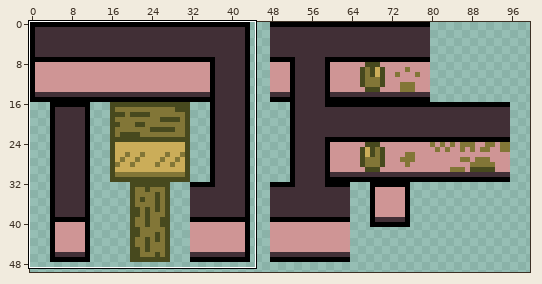
Edited in one commit: sprite sheet (sprites/newWalls.png). Above: a wide view before the commit, with the close-up outlined.
Close-up. Earlier state:
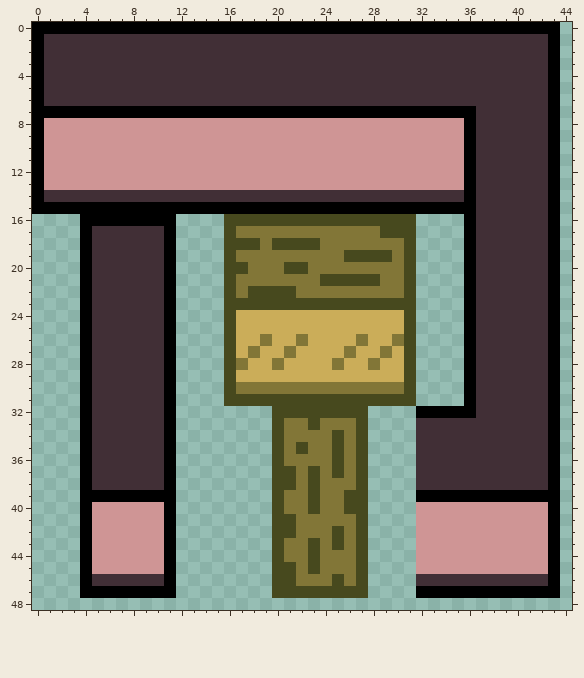
The file is 112x50 pixels. Shown: x 0..44, y 0..48. The wide view leaves out empty margins. The commit also changed other parts of the picture, which this record leaves out.
Now the later version:
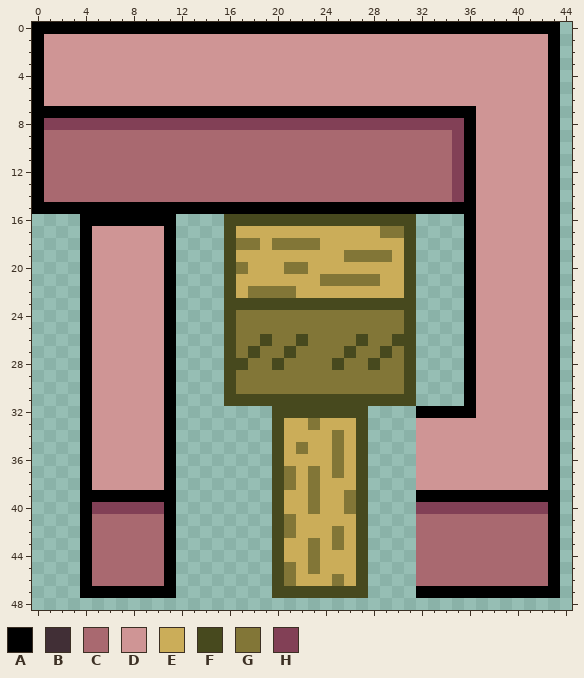
Palette (. is transparent): A #000000  B #412f36  C #a96970  D #cf9595  E #cbad59  F #47491e  G #827637  H #824056
Difference:
@@ x 0..44 @@
  0 AAAAAAAAAAAAAAAAAAAAAAAAAAAAAAAAAAAAAAAAAAAA.
- 1 ABBBBBBBBBBBBBBBBBBBBBBBBBBBBBBBBBBBBBBBBBBA.
- 2 ABBBBBBBBBBBBBBBBBBBBBBBBBBBBBBBBBBBBBBBBBBA.
- 3 ABBBBBBBBBBBBBBBBBBBBBBBBBBBBBBBBBBBBBBBBBBA.
- 4 ABBBBBBBBBBBBBBBBBBBBBBBBBBBBBBBBBBBBBBBBBBA.
- 5 ABBBBBBBBBBBBBBBBBBBBBBBBBBBBBBBBBBBBBBBBBBA.
- 6 ABBBBBBBBBBBBBBBBBBBBBBBBBBBBBBBBBBBBBBBBBBA.
- 7 AAAAAAAAAAAAAAAAAAAAAAAAAAAAAAAAAAAAABBBBBBA.
- 8 ADDDDDDDDDDDDDDDDDDDDDDDDDDDDDDDDDDDABBBBBBA.
- 9 ADDDDDDDDDDDDDDDDDDDDDDDDDDDDDDDDDDDABBBBBBA.
-10 ADDDDDDDDDDDDDDDDDDDDDDDDDDDDDDDDDDDABBBBBBA.
-11 ADDDDDDDDDDDDDDDDDDDDDDDDDDDDDDDDDDDABBBBBBA.
-12 ADDDDDDDDDDDDDDDDDDDDDDDDDDDDDDDDDDDABBBBBBA.
-13 ADDDDDDDDDDDDDDDDDDDDDDDDDDDDDDDDDDDABBBBBBA.
-14 ABBBBBBBBBBBBBBBBBBBBBBBBBBBBBBBBBBBABBBBBBA.
-15 AAAAAAAAAAAAAAAAAAAAAAAAAAAAAAAAAAAAABBBBBBA.
-16 ....AAAAAAAA....FFFFFFFFFFFFFFFF....ABBBBBBA.
-17 ....ABBBBBBA....FGGGGGGGGGGGGFFF....ABBBBBBA.
-18 ....ABBBBBBA....FFFGFFFFGGGGGGGF....ABBBBBBA.
-19 ....ABBBBBBA....FGGGGGGGGGFFFFGF....ABBBBBBA.
-20 ....ABBBBBBA....FFGGGFFGGGGGGGGF....ABBBBBBA.
-21 ....ABBBBBBA....FGGGGGGGFFFFFGGF....ABBBBBBA.
-22 ....ABBBBBBA....FGFFFFGGGGGGGGGF....ABBBBBBA.
-23 ....ABBBBBBA....FFFFFFFFFFFFFFFF....ABBBBBBA.
-24 ....ABBBBBBA....FEEEEEEEEEEEEEEF....ABBBBBBA.
-25 ....ABBBBBBA....FEEEEEEEEEEEEEEF....ABBBBBBA.
-26 ....ABBBBBBA....FEEGEEGEEEEGEEGF....ABBBBBBA.
-27 ....ABBBBBBA....FEGEEGEEEEGEEGEF....ABBBBBBA.
-28 ....ABBBBBBA....FGEEGEEEEGEEGEEF....ABBBBBBA.
-29 ....ABBBBBBA....FEEEEEEEEEEEEEEF....ABBBBBBA.
-30 ....ABBBBBBA....FGGGGGGGGGGGGGGF....ABBBBBBA.
-31 ....ABBBBBBA....FFFFFFFFFFFFFFFF....ABBBBBBA.
-32 ....ABBBBBBA........FFFFFFFF....AAAAABBBBBBA.
-33 ....ABBBBBBA........FGGFGGGF....BBBBBBBBBBBA.
-34 ....ABBBBBBA........FGGGGFGF....BBBBBBBBBBBA.
-35 ....ABBBBBBA........FGFGGFGF....BBBBBBBBBBBA.
-36 ....ABBBBBBA........FGGGGFGF....BBBBBBBBBBBA.
-37 ....ABBBBBBA........FFGFGFGF....BBBBBBBBBBBA.
-38 ....ABBBBBBA........FFGFGGGF....BBBBBBBBBBBA.
-39 ....AAAAAAAA........FGGFGGFF....AAAAAAAAAAAA.
-40 ....ADDDDDDA........FGGFGGFF....DDDDDDDDDDDA.
-41 ....ADDDDDDA........FFGGGGGF....DDDDDDDDDDDA.
-42 ....ADDDDDDA........FFGGGFGF....DDDDDDDDDDDA.
-43 ....ADDDDDDA........FGGFGFGF....DDDDDDDDDDDA.
-44 ....ADDDDDDA........FGGFGGGF....DDDDDDDDDDDA.
-45 ....ADDDDDDA........FFGFGGGF....DDDDDDDDDDDA.
-46 ....ABBBBBBA........FFGGGFGF....BBBBBBBBBBBA.
+ 1 ADDDDDDDDDDDDDDDDDDDDDDDDDDDDDDDDDDDDDDDDDDA.
+ 2 ADDDDDDDDDDDDDDDDDDDDDDDDDDDDDDDDDDDDDDDDDDA.
+ 3 ADDDDDDDDDDDDDDDDDDDDDDDDDDDDDDDDDDDDDDDDDDA.
+ 4 ADDDDDDDDDDDDDDDDDDDDDDDDDDDDDDDDDDDDDDDDDDA.
+ 5 ADDDDDDDDDDDDDDDDDDDDDDDDDDDDDDDDDDDDDDDDDDA.
+ 6 ADDDDDDDDDDDDDDDDDDDDDDDDDDDDDDDDDDDDDDDDDDA.
+ 7 AAAAAAAAAAAAAAAAAAAAAAAAAAAAAAAAAAAAADDDDDDA.
+ 8 AHHHHHHHHHHHHHHHHHHHHHHHHHHHHHHHHHHHADDDDDDA.
+ 9 ACCCCCCCCCCCCCCCCCCCCCCCCCCCCCCCCCCHADDDDDDA.
+10 ACCCCCCCCCCCCCCCCCCCCCCCCCCCCCCCCCCHADDDDDDA.
+11 ACCCCCCCCCCCCCCCCCCCCCCCCCCCCCCCCCCHADDDDDDA.
+12 ACCCCCCCCCCCCCCCCCCCCCCCCCCCCCCCCCCHADDDDDDA.
+13 ACCCCCCCCCCCCCCCCCCCCCCCCCCCCCCCCCCHADDDDDDA.
+14 ACCCCCCCCCCCCCCCCCCCCCCCCCCCCCCCCCCHADDDDDDA.
+15 AAAAAAAAAAAAAAAAAAAAAAAAAAAAAAAAAAAAADDDDDDA.
+16 ....AAAAAAAA....FFFFFFFFFFFFFFFF....ADDDDDDA.
+17 ....ADDDDDDA....FEEEEEEEEEEEEGGF....ADDDDDDA.
+18 ....ADDDDDDA....FGGEGGGGEEEEEEEF....ADDDDDDA.
+19 ....ADDDDDDA....FEEEEEEEEEGGGGEF....ADDDDDDA.
+20 ....ADDDDDDA....FGEEEGGEEEEEEEEF....ADDDDDDA.
+21 ....ADDDDDDA....FEEEEEEEGGGGGEEF....ADDDDDDA.
+22 ....ADDDDDDA....FEGGGGEEEEEEEEEF....ADDDDDDA.
+23 ....ADDDDDDA....FFFFFFFFFFFFFFFF....ADDDDDDA.
+24 ....ADDDDDDA....FGGGGGGGGGGGGGGF....ADDDDDDA.
+25 ....ADDDDDDA....FGGGGGGGGGGGGGGF....ADDDDDDA.
+26 ....ADDDDDDA....FGGFGGFGGGGFGGFF....ADDDDDDA.
+27 ....ADDDDDDA....FGFGGFGGGGFGGFGF....ADDDDDDA.
+28 ....ADDDDDDA....FFGGFGGGGFGGFGGF....ADDDDDDA.
+29 ....ADDDDDDA....FGGGGGGGGGGGGGGF....ADDDDDDA.
+30 ....ADDDDDDA....FGGGGGGGGGGGGGGF....ADDDDDDA.
+31 ....ADDDDDDA....FFFFFFFFFFFFFFFF....ADDDDDDA.
+32 ....ADDDDDDA........FFFFFFFF....AAAAADDDDDDA.
+33 ....ADDDDDDA........FEEGEEEF....DDDDDDDDDDDA.
+34 ....ADDDDDDA........FEEEEGEF....DDDDDDDDDDDA.
+35 ....ADDDDDDA........FEGEEGEF....DDDDDDDDDDDA.
+36 ....ADDDDDDA........FEEEEGEF....DDDDDDDDDDDA.
+37 ....ADDDDDDA........FGEGEGEF....DDDDDDDDDDDA.
+38 ....ADDDDDDA........FGEGEEEF....DDDDDDDDDDDA.
+39 ....AAAAAAAA........FEEGEEGF....AAAAAAAAAAAA.
+40 ....AHHHHHHA........FEEGEEGF....HHHHHHHHHHHA.
+41 ....ACCCCCCA........FGEEEEEF....CCCCCCCCCCCA.
+42 ....ACCCCCCA........FGEEEGEF....CCCCCCCCCCCA.
+43 ....ACCCCCCA........FEEGEGEF....CCCCCCCCCCCA.
+44 ....ACCCCCCA........FEEGEEEF....CCCCCCCCCCCA.
+45 ....ACCCCCCA........FGEGEEEF....CCCCCCCCCCCA.
+46 ....ACCCCCCA........FGEEEGEF....CCCCCCCCCCCA.
 47 ....AAAAAAAA........FFFFFFFF....AAAAAAAAAAAA.
